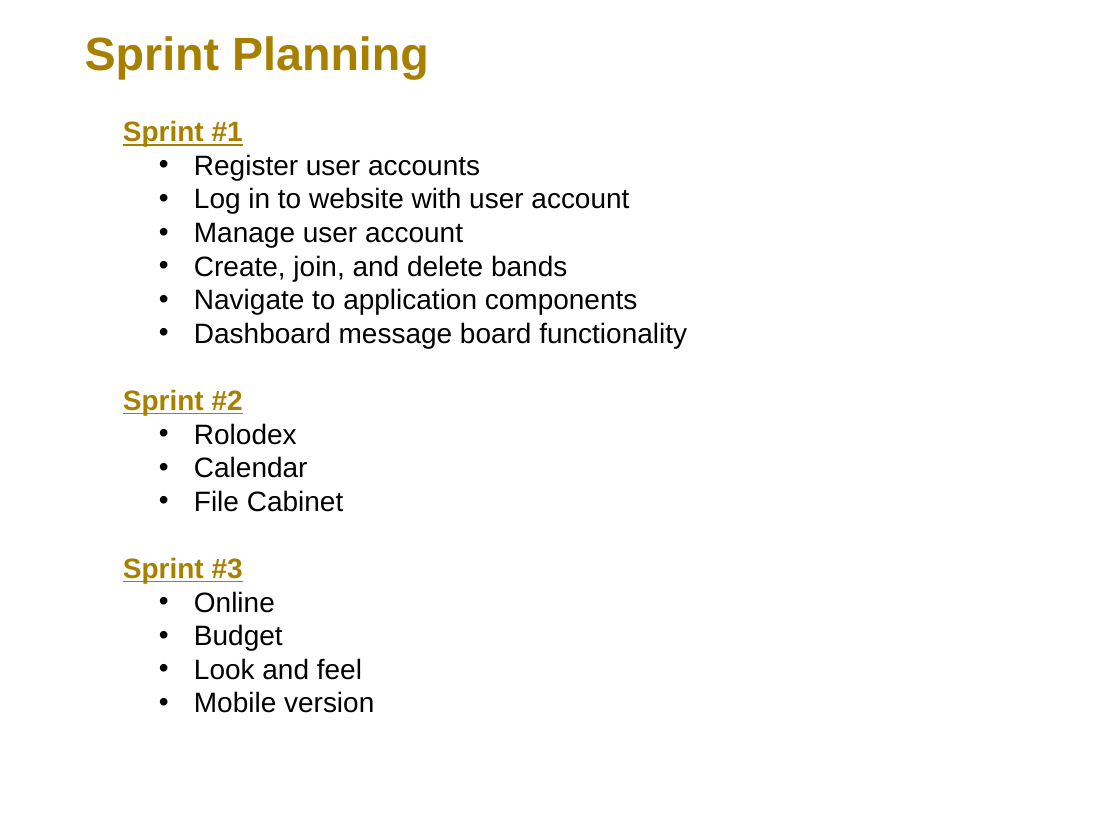
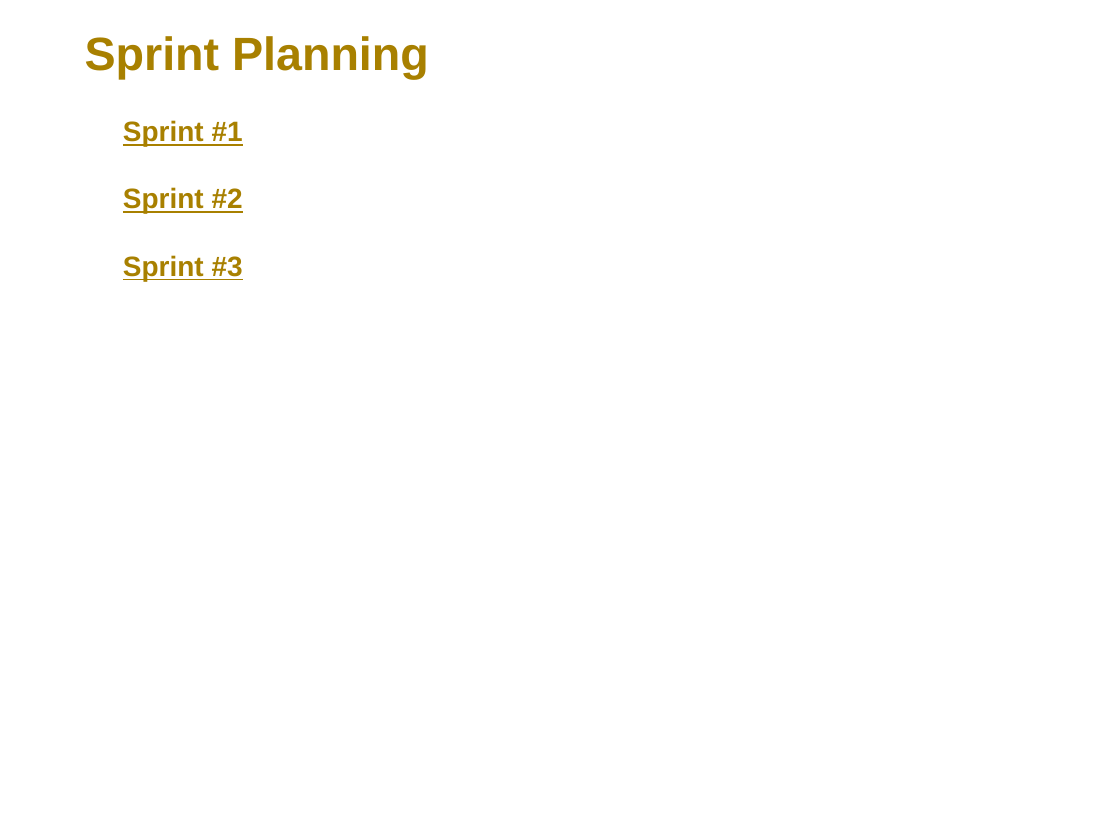
Before and after one commit to jjm3x3/propertyManager, a slide deck: slide 9 of DesignPlans.pptx (slide 11 before the commit). Drawn at 1120x840 pixels with LibreOffice and Linux fonts; fonts in the diff are those of the drawing. Boxes give left, top, right and bottom in pixels: in the first picture for what was removed or moved away, otherwise in the second. Text is boxed around its words. In the diff, an @@ line names an element or a change of style, - is before the commit and + after.

```diff
--- a/DesignPlans.pptx
+++ b/DesignPlans.pptx
@@ text at (194, 154, 687, 348): paragraphs removed @@
-    • Register user accounts
-    • Log in to website with user account
-    • Manage user account
-    • Create, join, and delete bands
-    • Navigate to application components
-    • Dashboard message board functionality
@@ text at (194, 423, 343, 512): paragraphs removed @@
-• Rolodex
-• Calendar
-• File Cabinet
@@ text at (194, 591, 374, 713): paragraphs removed @@
-• Online
-• Budget
-• Look and feel
-• Mobile version
```
Also in this commit, not shown: 1 other slide changed, 7 slides added, 9 slides removed.
